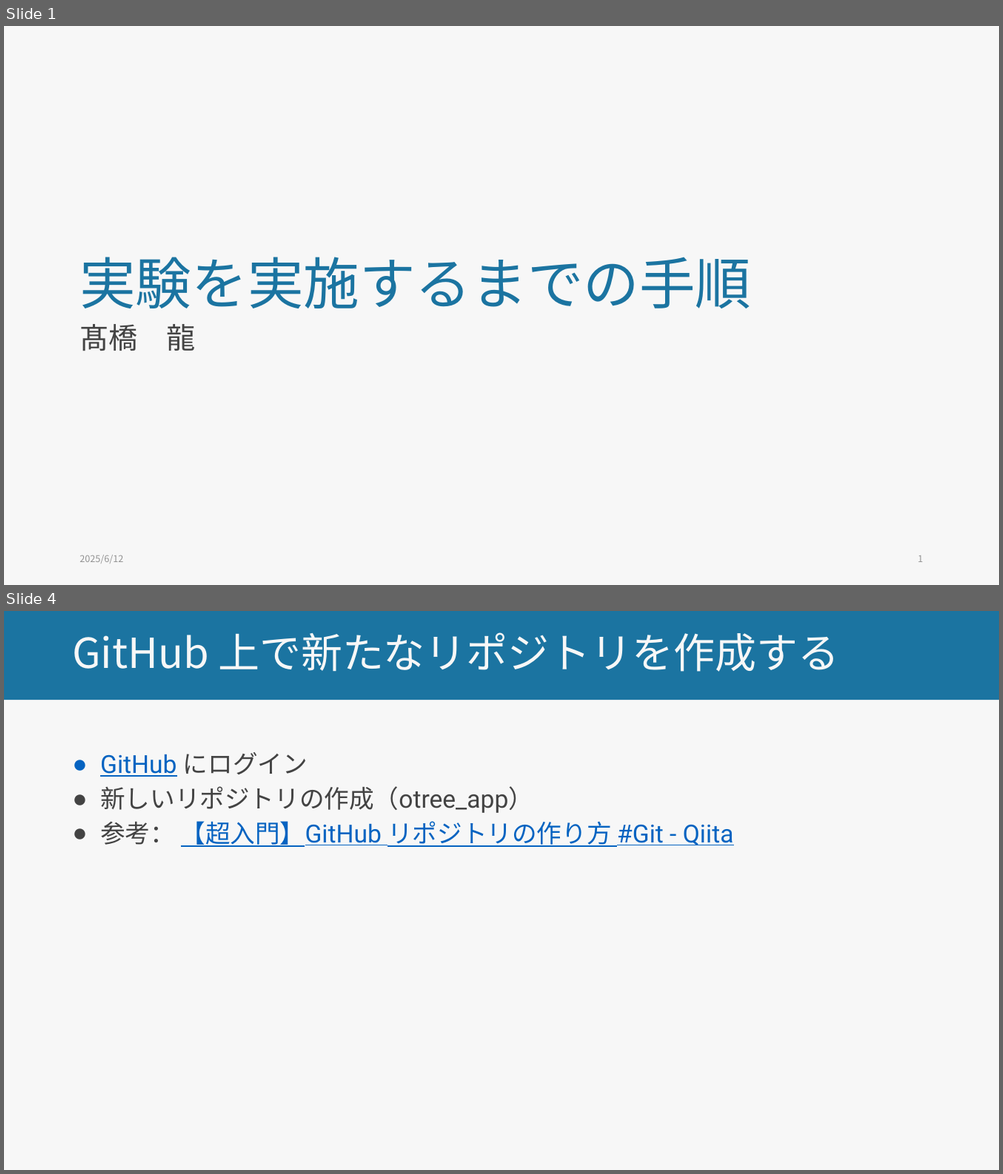
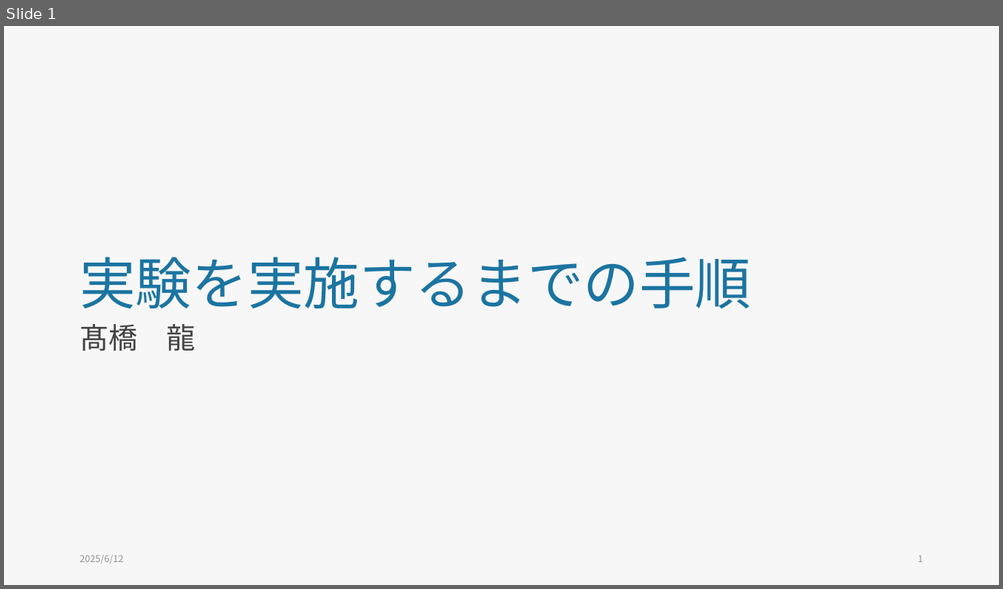
Before and after one commit to ryu-thakahashi/exp-psych-programs-25S, a slide deck: docs/lec_pptx/how_to_do_experiments.pptm. Shown one above the other, each under a label of ours: slides 1 and 4 before the commit, slide 1 after it; the slides between them are not shown. The pictures are 1003x1174 and 1003x589 pixels, drawn with LibreOffice and Linux fonts; fonts in the diff are those of the drawing. Boxes give left, top, right and bottom in pixels: in the first picture for what was removed or moved away, otherwise in the second. Text is boxed around its words. In the diff, an @@ line names an element or a change of style, - is before the commit and + after.

```diff
--- a/docs/lec_pptx/how_to_do_experiments.pptm
+++ b/docs/lec_pptx/how_to_do_experiments.pptm
@@ slide 4 removed at (4,611,999,1170), background #F7F7F7 @@
@@ rectangle removed at (4,611,999,700) @@
@@ title removed at (72,632,839,672) @@
-GitHub 上で新たなリポジトリを作成する
@@ text removed at (100,752,734,847) @@
-● GitHub にログイン
-● 新しいリポジトリの作成（otree_app）
-● 参考： 【超入門】GitHub リポジトリの作り方 #Git - Qiita
```
Also in this commit, not shown: 1 slide changed, 11 slides added, 3 other slides removed, 5 other files.
